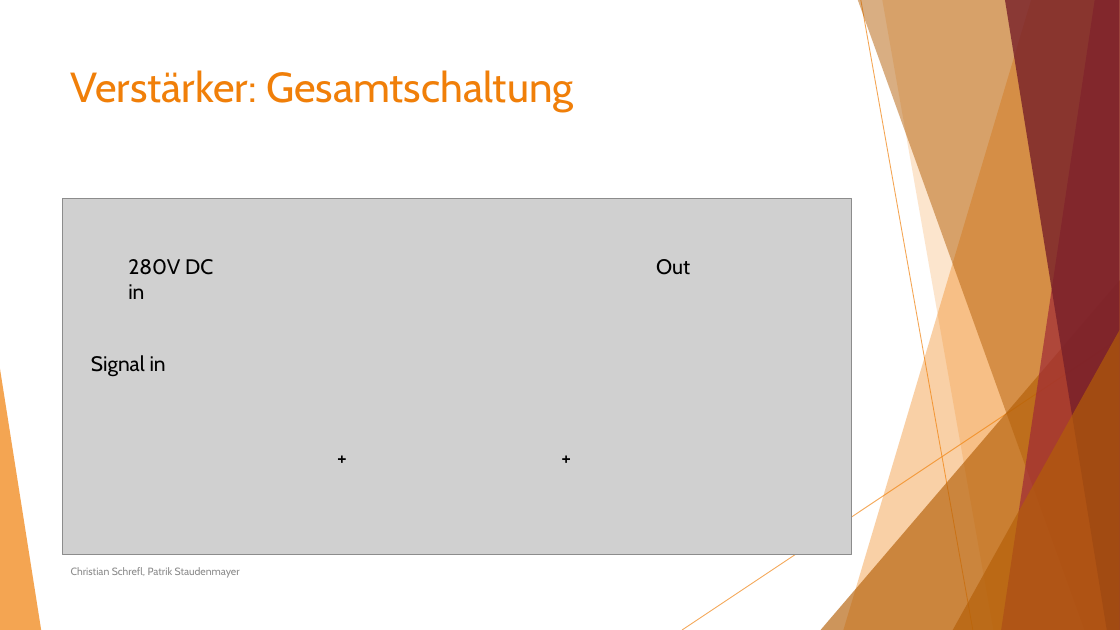
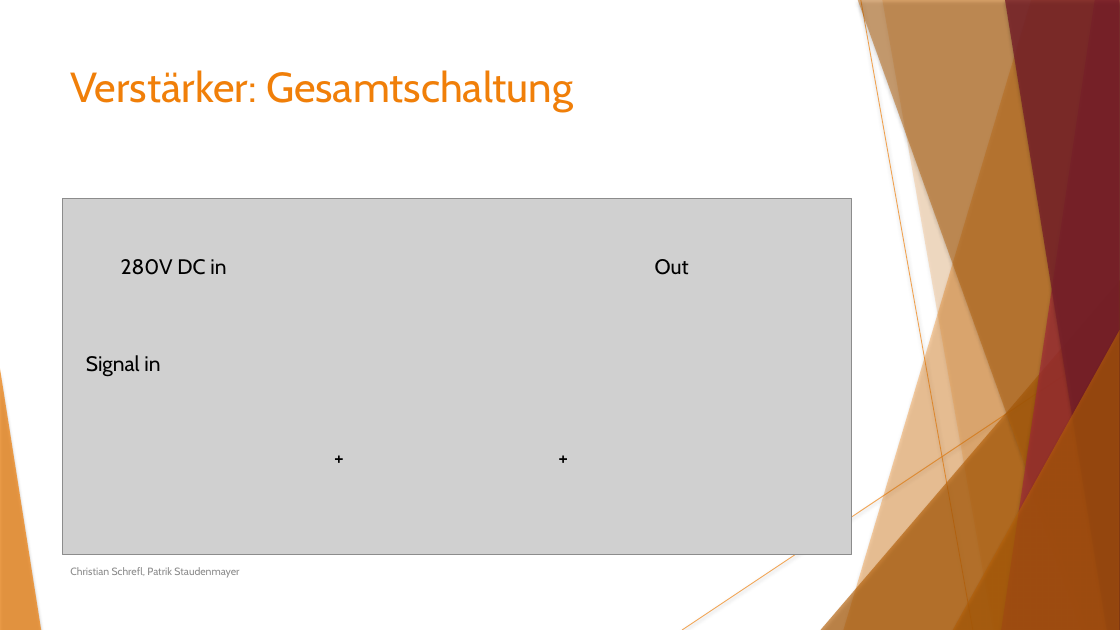
Before and after one commit to Staudi14/tube-amplifier, a slide deck: slide 16 of Präsentation/Staudenmayer_Schrefl_ProjektRöhrenverstärker.pptx. Drawn at 1120x630 pixels with LibreOffice and Linux fonts; fonts in the diff are those of the drawing; grey boxes stand for pictures. Boxes give left, top, right and bottom in pixels: in the first picture for what was removed or moved away, otherwise in the second. Text is boxed around its words. In the diff, an @@ line names an element or a change of style, - is before the commit and + after.

```diff
--- a/Präsentation/Staudenmayer_Schrefl_ProjektRöhrenverstärker.pptx
+++ b/Präsentation/Staudenmayer_Schrefl_ProjektRöhrenverstärker.pptx
@@ line (861, 0) - (973, 630): stroke #F07F09 0.75 pt to #F07F09 0.74 pt @@
@@ freeform shape at (x1=882, y1=0, x2=1120, y2=630): shadow on; outline redrawn @@
@@ text "280V DC in" rewrapped from (x1=128, y1=259, x2=213, y2=299) to (x1=121, y1=259, x2=226, y2=275) @@
@@ text "Signal in" moved from (x1=91, y1=355, x2=166, y2=377) to (x1=86, y1=355, x2=160, y2=377) @@
@@ line (1120, 339) - (682, 630): stroke #F07F09 0.75 pt to #F07F09 0.74 pt @@
@@ shadow on in 7 elements at (x1=844, y1=0, x2=1120, y2=630), (x1=821, y1=280, x2=1120, y2=630), (x1=858, y1=0, x2=1120, y2=630), (x1=1002, y1=0, x2=1120, y2=630), (x1=1005, y1=0, x2=1120, y2=630), (x1=953, y1=330, x2=1120, y2=630), (x1=0, y1=369, x2=41, y2=630) @@
@@ text "+" rewrapped from (x1=554, y1=441, x2=582, y2=475) to (x1=550, y1=441, x2=585, y2=475) @@
@@ text "Christian Schrefl, Patrik Staudenmayer" at (x1=70, y1=567, x2=239, y2=578): text colour #8C8C8C to #8B8B8B @@
```
Also in this commit, not shown: 17 other slides changed, 2 slides added.
